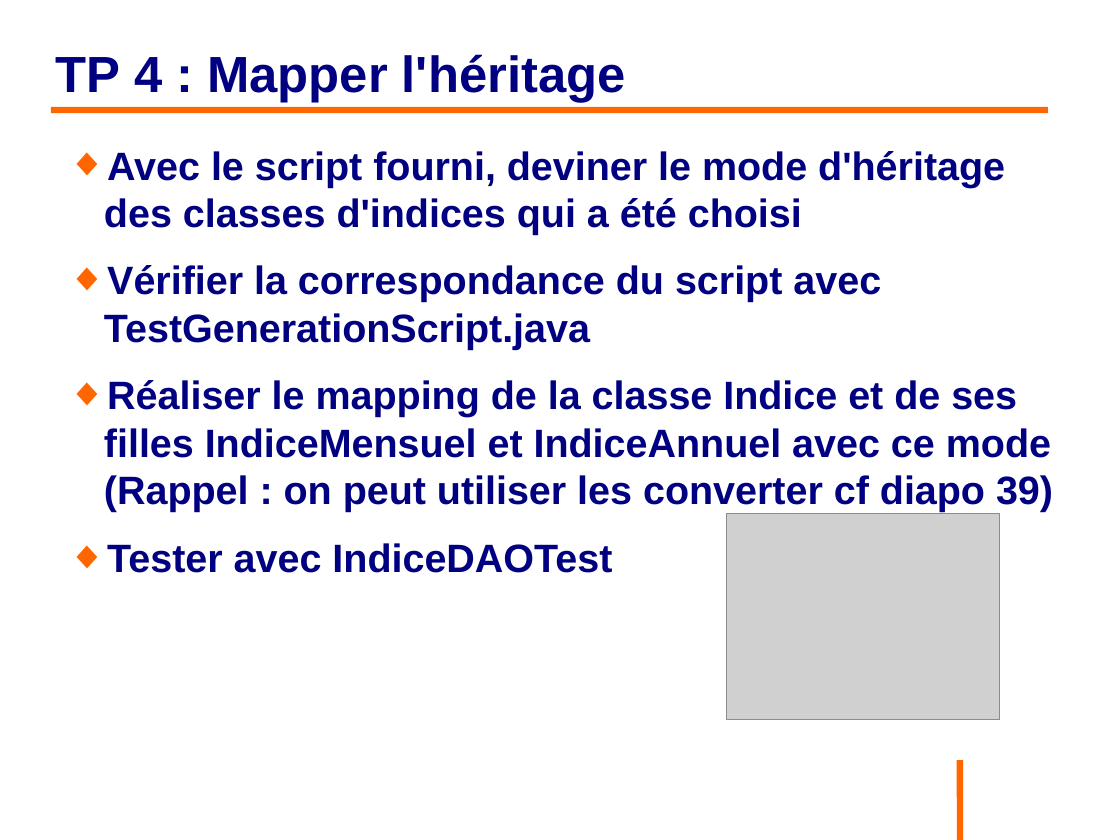
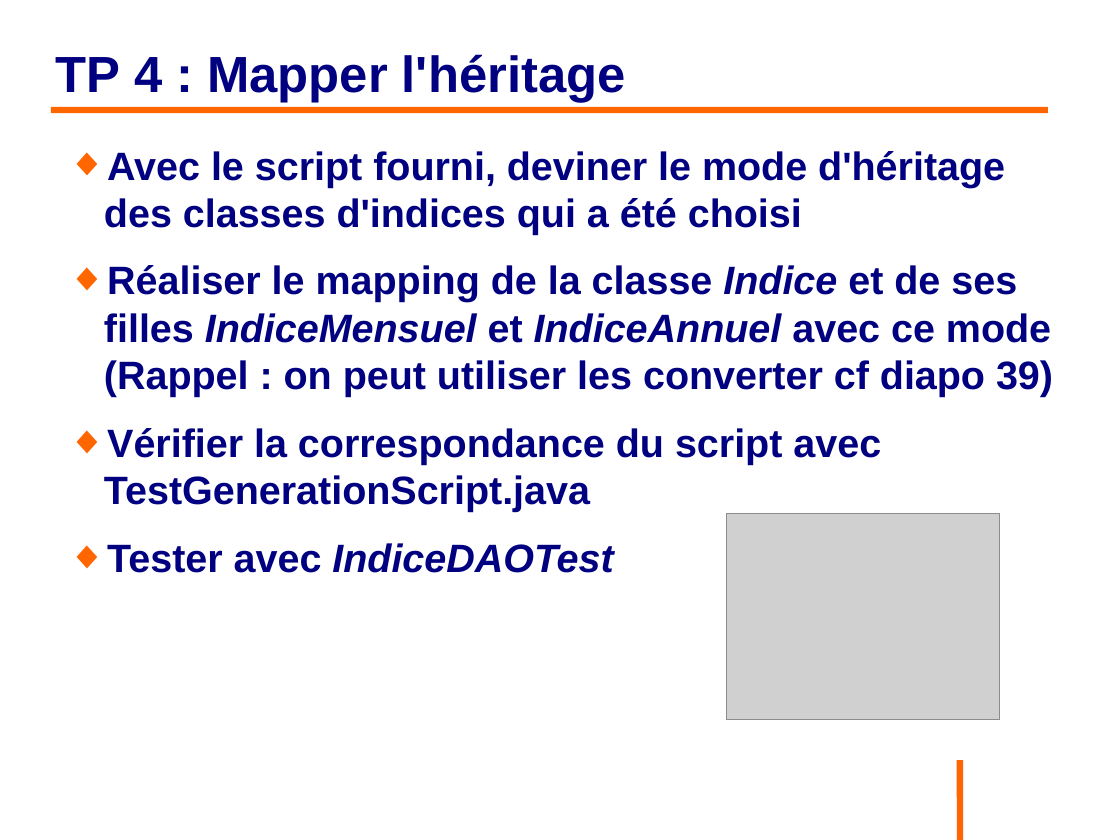
Before and after one commit to philphils/formation-hibernate-basique, a slide deck: slide 72 of Documentation/diapo_formation_hibernate.odp. Drawn at 1120x840 pixels with LibreOffice and Linux fonts; fonts in the diff are those of the drawing; grey boxes stand for pictures; background and template pictures are left out. Boxes give left, top, right and bottom in pixels: in the first picture for what was removed or moved away, otherwise in the second. Text is boxed around its words. In the diff, an @@ line names an element or a change of style, - is before the commit and + after.

```diff
--- a/Documentation/diapo_formation_hibernate.odp
+++ b/Documentation/diapo_formation_hibernate.odp
@@ text at (x1=104, y1=265, x2=1053, y2=397): paragraph added @@
+◆ Réaliser le mapping de la classe Indice et de ses filles IndiceMensuel et IndiceAnnuel avec ce mode (Rappel : on peut utiliser les converter cf diapo 39)
@@ text at (x1=104, y1=380, x2=1053, y2=512): paragraph removed @@
-◆ Réaliser le mapping de la classe Indice et de ses filles IndiceMensuel et IndiceAnnuel avec ce mode (Rappel : on peut utiliser les converter cf diapo 39)
@@ text at (x1=107, y1=543, x2=613, y2=573): italic on in "IndiceDAOTest" @@
```
Also in this commit, not shown: 17 other slides changed, 1 slide added, 1 slide removed.
